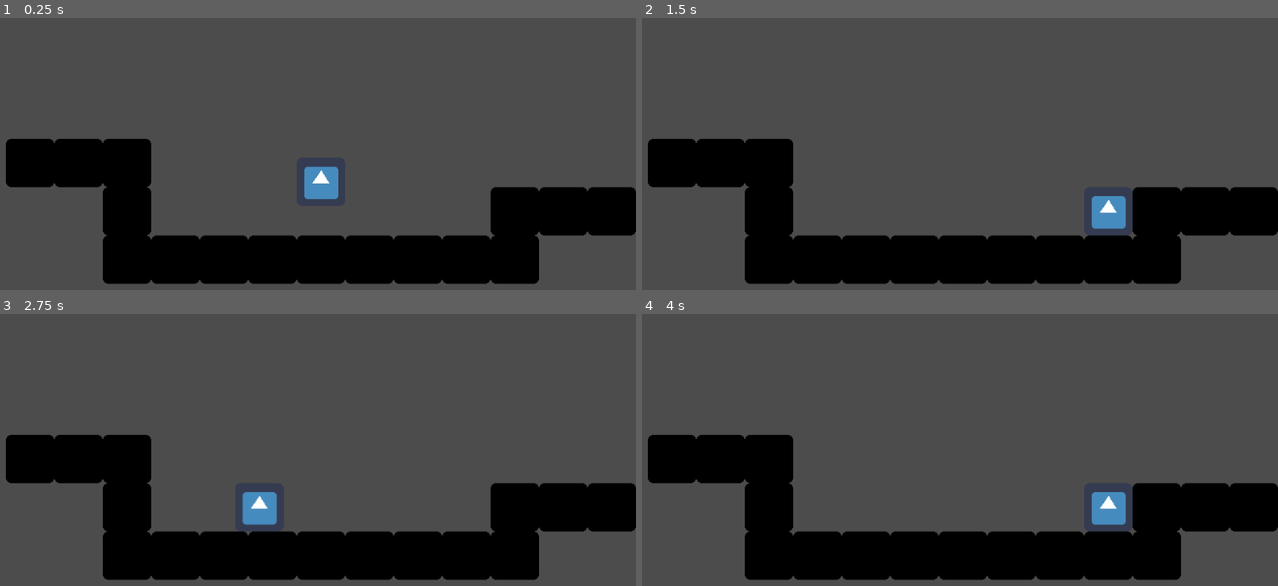
Above: before the commit, frames 1-4 (two rows, left to right).
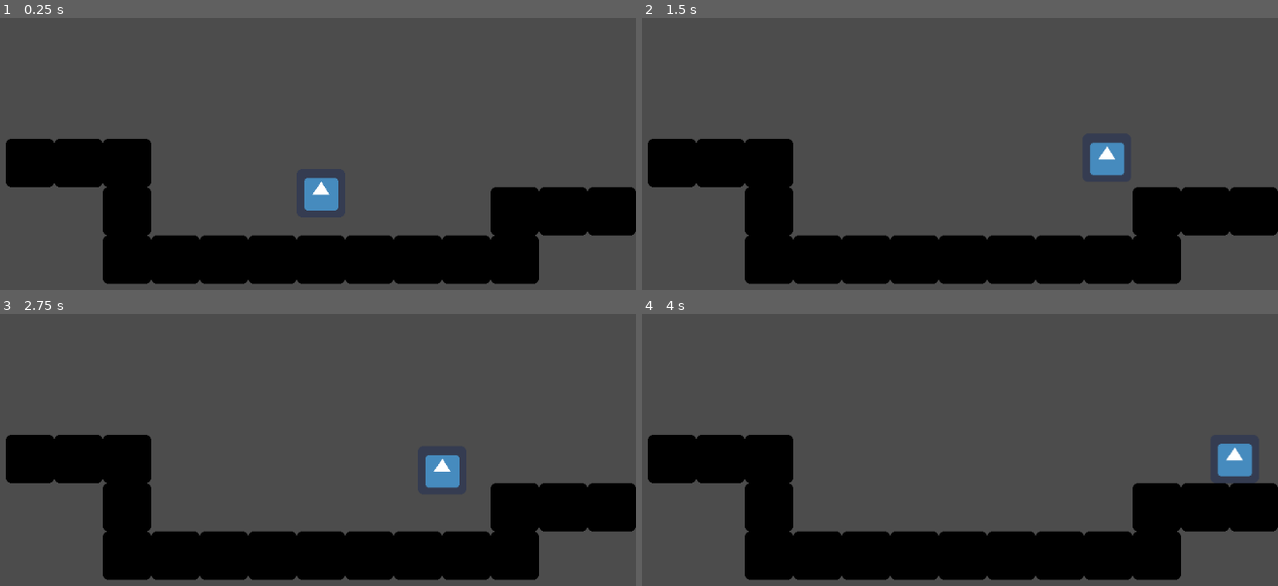
Above: after the commit, the same moments.

Repository: jhbriden98/SDEV120GroupFinal
Game: Godot game, scene res://World.tscn
Two runs of this game, one before a commit and one after it. Both use one fixed random seed, a clock stepped at 60 frames per second and the inputs below. The project has no main scene, so this scene is started directly. The engine's default icon, where the game draws it, is replaced by a stand-in: a white triangle on a blue panel in a dark square.
Inputs:
- Up to frame 1 (0.25 s): no input
- Up to frame 2 (1.5 s): hold Right (ui_right) from 0.53 s (still down); tap Up (ui_up) at 0.6, 0.77, 1.07, 1.35 s
- Up to frame 3 (2.75 s): tap Up (ui_up) at 1.52, 1.82, 2.1 s; release Right (ui_right) at 2.03 s; hold Left (ui_left) from 2.03 s (still down)
- Up to frame 4 (4 s): release Left (ui_left) at 2.78 s; hold Right (ui_right) from 2.78 s (still down); tap Up (ui_up) at 2.85, 3.02, 3.32, 3.6, 3.77 s

The runs differ from the first frame. In frame 1, 0.6% of the frame differs, in the area x 47-54%, y 54-71%; in frame 2, 1.3%; in frame 3, 1.3%; in frame 4, 1.3%, in the area x 70-97%, y 47-78%.

Commit message:
fixed basic player movement

Diff:
--- a/PlatformerProject/MiniPlatform/KinematicBody2D.gd
+++ b/PlatformerProject/MiniPlatform/KinematicBody2D.gd
@@ -1,24 +1,23 @@
 extends KinematicBody2D
 
 const UP = Vector2(0,-1)
-const GRAVITY = 100
-const SPEED = 400
+const GRAVITY = 20
+const SPEED = 200
 const JUMP_HEIGHT = -600
 
+var motion = Vector2()
+
 func _physics_process(delta):
-	var motion = Vector2()
 	motion.y += GRAVITY
 	if Input.is_action_pressed("ui_left"):
 		motion.x = -SPEED
-	if Input.is_action_pressed("ui_right"):
+	elif Input.is_action_pressed("ui_right"):
 		motion.x = SPEED
-	if Input.is_action_just_released("ui_left"):
-		motion.x = 0
-	if Input.is_action_just_released("ui_right"):
+	else:
 		motion.x = 0
 	if is_on_floor():
 		if Input.is_action_just_pressed("ui_up"):
-			motion.y -= JUMP_HEIGHT
+			motion.y = JUMP_HEIGHT
 
 	motion = move_and_slide(motion, UP)
 	print(motion)
